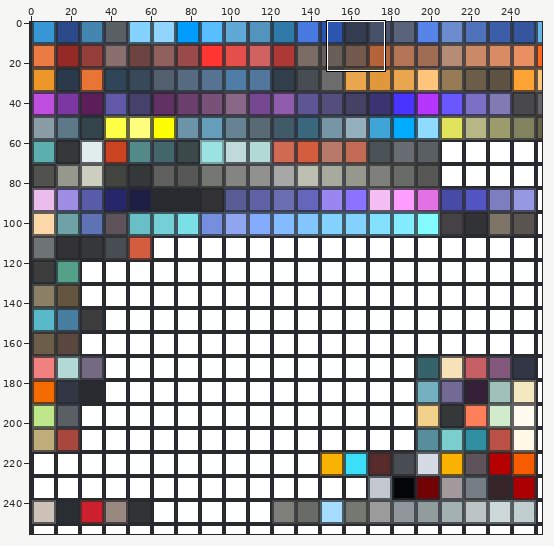
A sprite sheet gets an edit: Assets/Мои модельки/Texture/base.png. The first picture is a wide view before the edit; the outline marks the close-up.
Close-up. Before:
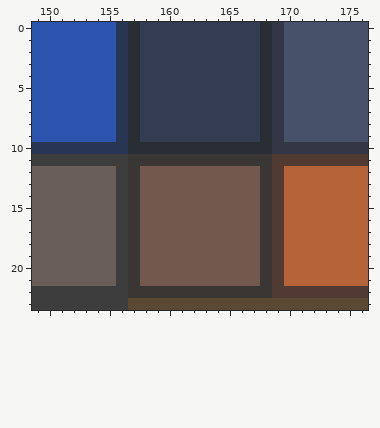
The file is 256x256 pixels. Colours within 5 levels of each other are drawn and written as one. Shown: x 149..176, y 0..23.
Now the later version:
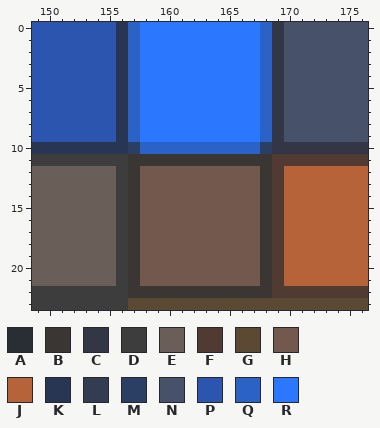
Palette (. is transparent): A #292e35  B #393633  C #333644  D #3d3d3d  E #6a5e59  F #503a32  G #5c4933  H #73594d  J #b6633a  K #293653  L #333c51  M #2b3e63  N #47526a  P #2b55af  Q #2b62c5  R #2b78ff
The exact change:
The edit turns colour A into colour M in row 10 at x 157 and 168.
The edit turns colour A into colour Q in rows 0 to 9 at x 157 and 168; in row 10 at x 158 to 167.
The edit turns colour L into colour R in rows 0 to 9 at x 158 to 167.
Pixel boxes of the changes (left, top, right, bottom) in both close-ups:
changed: (128, 22, 272, 154)
